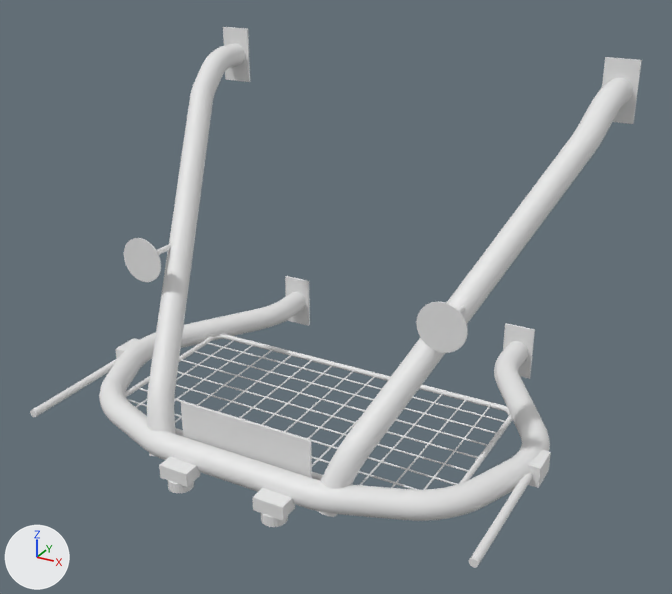
Before and after pictures for a commit that changed the OBJ model models/barrera_armada.obj.
Before and after are seen from a camera (50 mm lens) standing at (1242.0, -2744.0, 1421.0) and looking at (69.0, -612.0, 355.0). The axes (+X, +Y, +Z) are drawn at lower left. The lights are the same throughout. The first picture is the older version. Where no turn or scale is listed for an object, it has been applied to the vertices.

Objects in the first picture: 'anclaje', 'arco', 'discos_baliza', 'focos', 'malla_luneta', 'pata_der', 'pata_izq', 'pertigas', 'placas_base'.
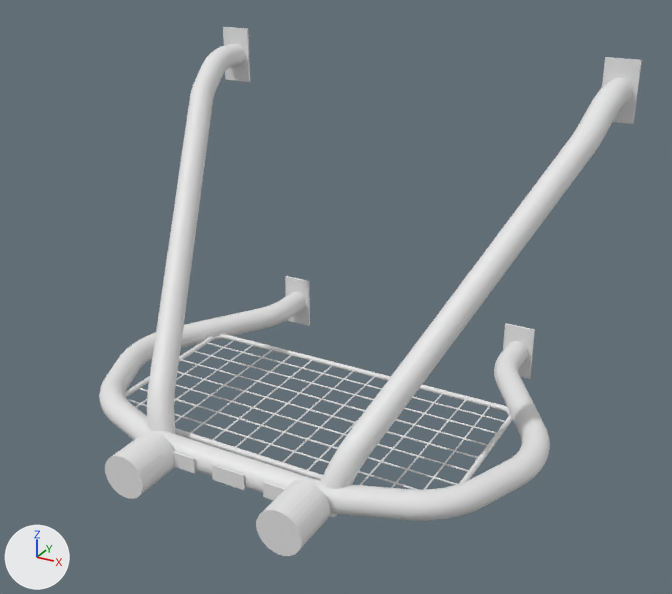
Diff of the bpy script that builds the scene:
```diff
--- a/models/barrera_armada.obj.py
+++ b/models/barrera_armada.obj.py
@@ me_vasos_baliza @@
+me_vasos_baliza.from_pydata(...)  # 132 vertices, 256 faces; spans x -304.0..304.0, y -1209.0..-1069.0, z -64.0..64.0
@@ me_pletinas_montaje @@
+me_pletinas_montaje.from_pydata(...)  # a box spanning x -210.0..-110.0, y -1078.0..-1072.0, z -23.0..23.0; a box spanning x -50.0..50.0, y -1078.0..-1072.0, z -23.0..23.0; a box spanning x 110.0..210.0, y -1078.0..-1072.0, z -23.0..23.0
@@ ob_anclaje @@
-ob_anclaje = bpy.data.objects.new('anclaje', me_anclaje)
-ob_anclaje.location = (0.0, 0.0, 0.0)
@@ ob_discos_baliza @@
-ob_discos_baliza = bpy.data.objects.new('discos_baliza', me_discos_baliza)
-ob_discos_baliza.location = (0.0, 0.0, 0.0)
@@ ob_focos @@
-ob_focos = bpy.data.objects.new('focos', me_focos)
-ob_focos.location = (0.0, 0.0, 0.0)
@@ ob_pertigas @@
-ob_pertigas = bpy.data.objects.new('pertigas', me_pertigas)
-ob_pertigas.location = (0.0, 0.0, 0.0)
@@ ob_vasos_baliza @@
+ob_vasos_baliza = bpy.data.objects.new('vasos_baliza', me_vasos_baliza)
+ob_vasos_baliza.location = (0.0, 0.0, 0.0)
@@ ob_pletinas_montaje @@
+ob_pletinas_montaje = bpy.data.objects.new('pletinas_montaje', me_pletinas_montaje)
+ob_pletinas_montaje.location = (0.0, 0.0, 0.0)
```

Location of each change, [x1, y1, x2, y2] in pixels of the pictures (672 x 594 px):
'vasos_baliza', added
    after: [105, 431, 330, 556]
'anclaje', deleted
    before: [181, 401, 312, 478]
'discos_baliza', deleted
    before: [124, 238, 468, 353]
'pertigas', deleted
    before: [30, 338, 551, 568]
'focos', deleted
    before: [159, 457, 295, 527]
'pletinas_montaje', added
    after: [172, 451, 286, 501]
